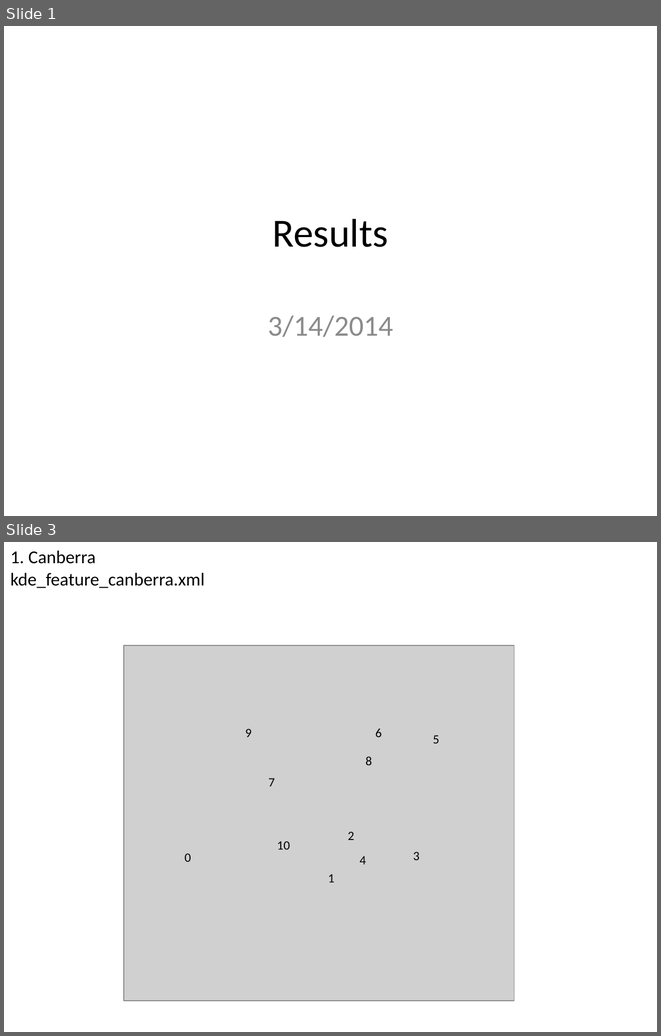
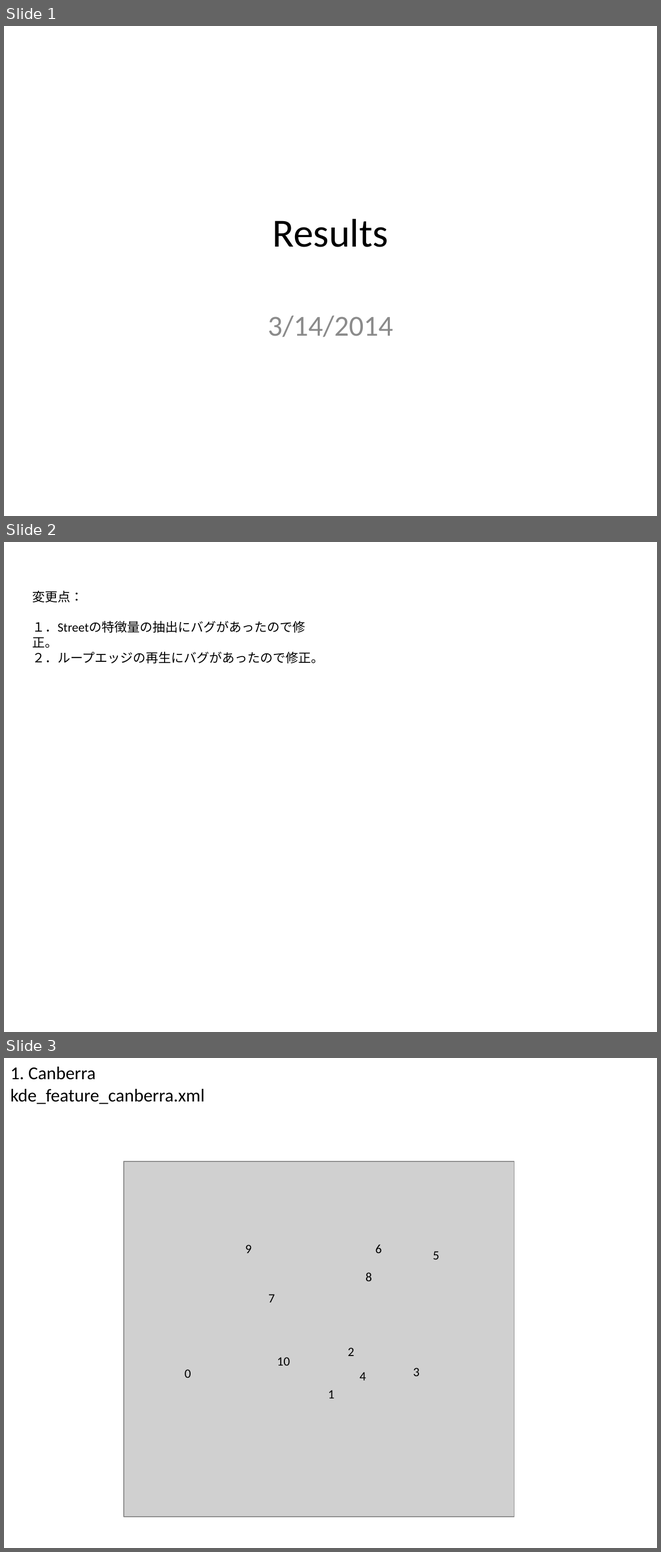
Before and after one commit to gnishida/StreetDesigner, a slide deck: doc/results_20140319/results_20140319.pptx. Shown one above the other, each under a label of ours: slides 1 and 3 before the commit, slides 1, 2 and 3 after it; the slides between them are not shown. The pictures are 661x1036 and 661x1552 pixels, drawn with LibreOffice and Linux fonts; fonts in the diff are those of the drawing; grey boxes stand for pictures. Boxes give left, top, right and bottom in pixels: in the first picture for what was removed or moved away, otherwise in the second. Text is boxed around its words. In the diff, an @@ line names an element or a change of style, - is before the commit and + after.

```diff
--- a/doc/results_20140319/results_20140319.pptx
+++ b/doc/results_20140319/results_20140319.pptx
@@ slide 2 added at bbox=[4, 542, 657, 1032], background #FFFFFF @@
@@ text added at bbox=[32, 591, 324, 663], 14 pt, text #000000 @@
+変更点：
+１．Streetの特徴量の抽出にバグがあったので修正。
+２．ループエッジの再生にバグがあったので修正。
```
Also in this commit, not shown: 1 other slide added, 4 slides removed, 6 other files.
